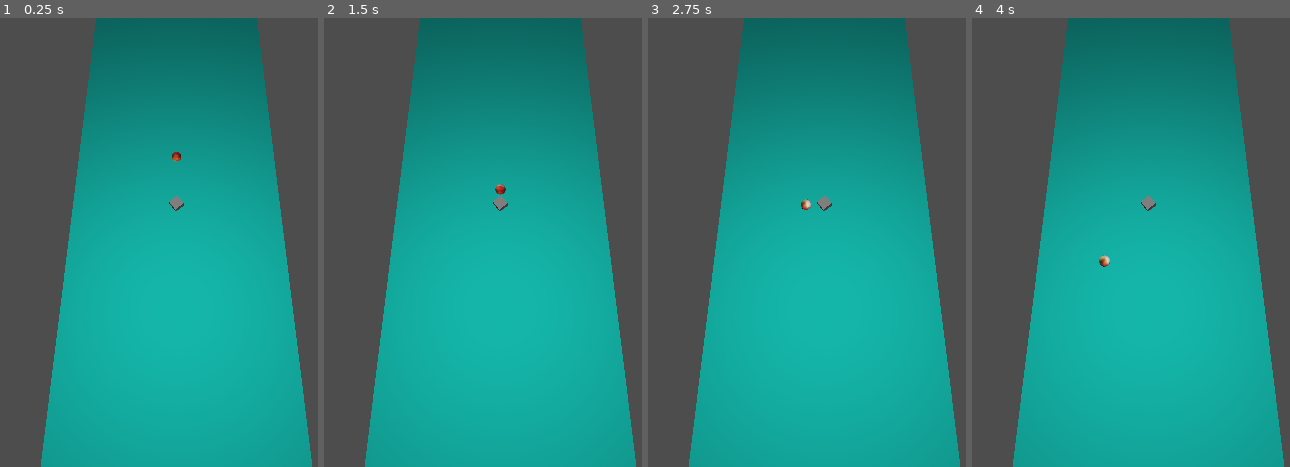
Above: before the commit, frames 1-4 (left to right).
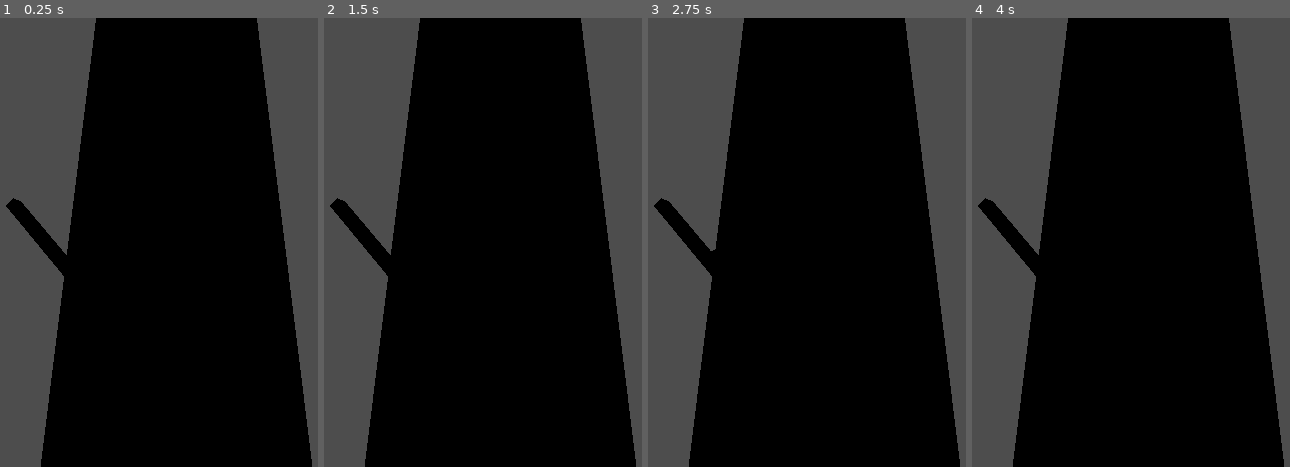
Above: after the commit, the same moments.

Repository: 2Sloppy4slime/Rolling-Heroes-Dev
Game: Godot game, scene res://scenes/phystest.tscn
Same seed, same stepped clock (60 frames per second), same inputs: the game is played once before the commit and once after it.
Inputs:
- Up to frame 1 (0.25 s): no input
- Up to frame 2 (1.5 s): tap Enter at 0.5 s; tap Space at 1.25 s
- Up to frame 3 (2.75 s): no input
- Up to frame 4 (4 s): tap Enter at 2.75 s; tap Space at 3.5 s

The runs differ from the first frame. In frame 1, 69% of the frame differs, in the area x 1-99%, y 0-100%; in frame 2, 69%; in frame 3, 69%; in frame 4, 69%.

Commit message:
boule qui tombe sur rampe (yay)
boule qui tombe et roule sur rampe avec 2 gros cubes rigolos

Diff:
--- a/scenes/phystest.tscn
+++ b/scenes/phystest.tscn
@@ -1,6 +1,6 @@
 [gd_scene load_steps=11 format=3 uid="uid://yebssdqmfdah"]
 
-[ext_resource type="Texture2D" uid="uid://dw0gss63cqu2b" path="res://mango2.jpg" id="1_db8uc"]
+[ext_resource type="Texture2D" uid="uid://1proqf5oq0u8" path="res://665699118ff5af724a2006631d54bf0b.jpg" id="1_db8uc"]
 
 [sub_resource type="PhysicsMaterial" id="PhysicsMaterial_db8uc"]
 friction = 0.88
@@ -12,13 +12,13 @@
 
 [sub_resource type="SphereShape3D" id="SphereShape3D_lbrrd"]
 
+[sub_resource type="BoxShape3D" id="BoxShape3D_gq2c6"]
+
 [sub_resource type="PlaneMesh" id="PlaneMesh_2e1q2"]
 size = Vector2(20, 60)
 
 [sub_resource type="StandardMaterial3D" id="StandardMaterial3D_2e1q2"]
-albedo_color = Color(0, 0.81, 0.75600004, 1)
-
-[sub_resource type="BoxShape3D" id="BoxShape3D_gq2c6"]
+albedo_color = Color(0, 18.751299, 0, 1)
 
 [sub_resource type="BoxShape3D" id="BoxShape3D_db8uc"]
 
@@ -32,9 +32,10 @@
 [node name="sphere" type="RigidBody3D" parent="."]
 mass = 1000.0
 physics_material_override = SubResource("PhysicsMaterial_db8uc")
+gravity_scale = 3.0
 
 [node name="sphere" type="MeshInstance3D" parent="sphere"]
-transform = Transform3D(-0.999191, 0, -0.040219106, 0.031636823, 0.61744785, -0.7859754, 0.0248332, -0.786612, -0.6169483, 0, 0, 0)
+transform = Transform3D(-0.7893608, 5.0030646e-08, -0.03177304, 0.026626585, 0.4310508, -0.6615031, 0.017336404, -0.66203874, -0.43070212, 0, 0, 0)
 mesh = SubResource("SphereMesh_lbrrd")
 skeleton = NodePath("../..")
 surface_material_override/0 = SubResource("StandardMaterial3D_db8uc")
@@ -44,23 +45,25 @@
 
 [node name="StaticBody3D" type="StaticBody3D" parent="."]
 
+[node name="CollisionShape3D" type="CollisionShape3D" parent="StaticBody3D"]
+transform = Transform3D(20, 0, 0, 0, 0.8660254, -30, 0, 0.5, 51.961525, 0, -1.5, 1.4901161e-08)
+shape = SubResource("BoxShape3D_gq2c6")
+debug_color = Color(0.99897593, 0, 0.139961, 0.41960785)
+
 [node name="MeshInstance3D" type="MeshInstance3D" parent="StaticBody3D"]
 transform = Transform3D(1, 0, 0, 0, 0.8660254, -0.5, 0, 0.5, 0.8660254, 0, -1, 0)
 mesh = SubResource("PlaneMesh_2e1q2")
 skeleton = NodePath("../..")
 surface_material_override/0 = SubResource("StandardMaterial3D_2e1q2")
 
-[node name="CollisionShape3D" type="CollisionShape3D" parent="StaticBody3D"]
-transform = Transform3D(20, 0, 0, 0, 0.8660254, -30, 0, 0.5, 51.961525, 0, -1.5, 0)
-shape = SubResource("BoxShape3D_gq2c6")
-
 [node name="OmniLight3D" type="OmniLight3D" parent="."]
 transform = Transform3D(1, 0, 0, 0, 1, 0, 0, 0, 1, 0, 10.27609, 23.231668)
+light_color = Color(0, 0, 0, 1)
 light_energy = 16.0
 omni_range = 104.170135
 
 [node name="StaticBody3D2" type="StaticBody3D" parent="."]
-transform = Transform3D(0.7891491, -0.047367185, 0.6123724, 0.4330127, 0.75, -0.5, -0.4355957, 0.6597396, 0.6123724, 0, -2.9952502, 4.3130145)
+transform = Transform3D(0.7192359, -0.15397015, 11.1379385, 0.5412542, 0.73555213, -6.6983094, -0.43559566, 0.6597396, 10.067403, -9.771308, -6.1603227, 9.5908165)
 
 [node name="CollisionShape3D" type="CollisionShape3D" parent="StaticBody3D2"]
 shape = SubResource("BoxShape3D_db8uc")
@@ -68,3 +71,14 @@
 [node name="MeshInstance3D" type="MeshInstance3D" parent="StaticBody3D2"]
 mesh = SubResource("BoxMesh_2e1q2")
 skeleton = NodePath("../CollisionShape3D")
+
+[node name="StaticBody3D3" type="StaticBody3D" parent="."]
+transform = Transform3D(12.258824, 0.118935384, 0.48725006, 3.5230227, 0.7420229, -0.6225651, -6.1723905, 0.6597396, 0.6123724, 0, -2.9952502, 4.3130145)
+
+[node name="CollisionShape3D" type="CollisionShape3D" parent="StaticBody3D3"]
+transform = Transform3D(1, 9.834766e-07, 5.9604645e-08, -5.9604645e-08, 1.0000002, 5.9604645e-08, 0, 5.811453e-06, 1, 0, 0, 0)
+shape = SubResource("BoxShape3D_db8uc")
+
+[node name="MeshInstance3D" type="MeshInstance3D" parent="StaticBody3D3"]
+mesh = SubResource("BoxMesh_2e1q2")
+skeleton = NodePath("../CollisionShape3D")
Binary file added: 665699118ff5af724a2006631d54bf0b.jpg
Not shown, added: 665699118ff5af724a2006631d54bf0b.jpg.import
